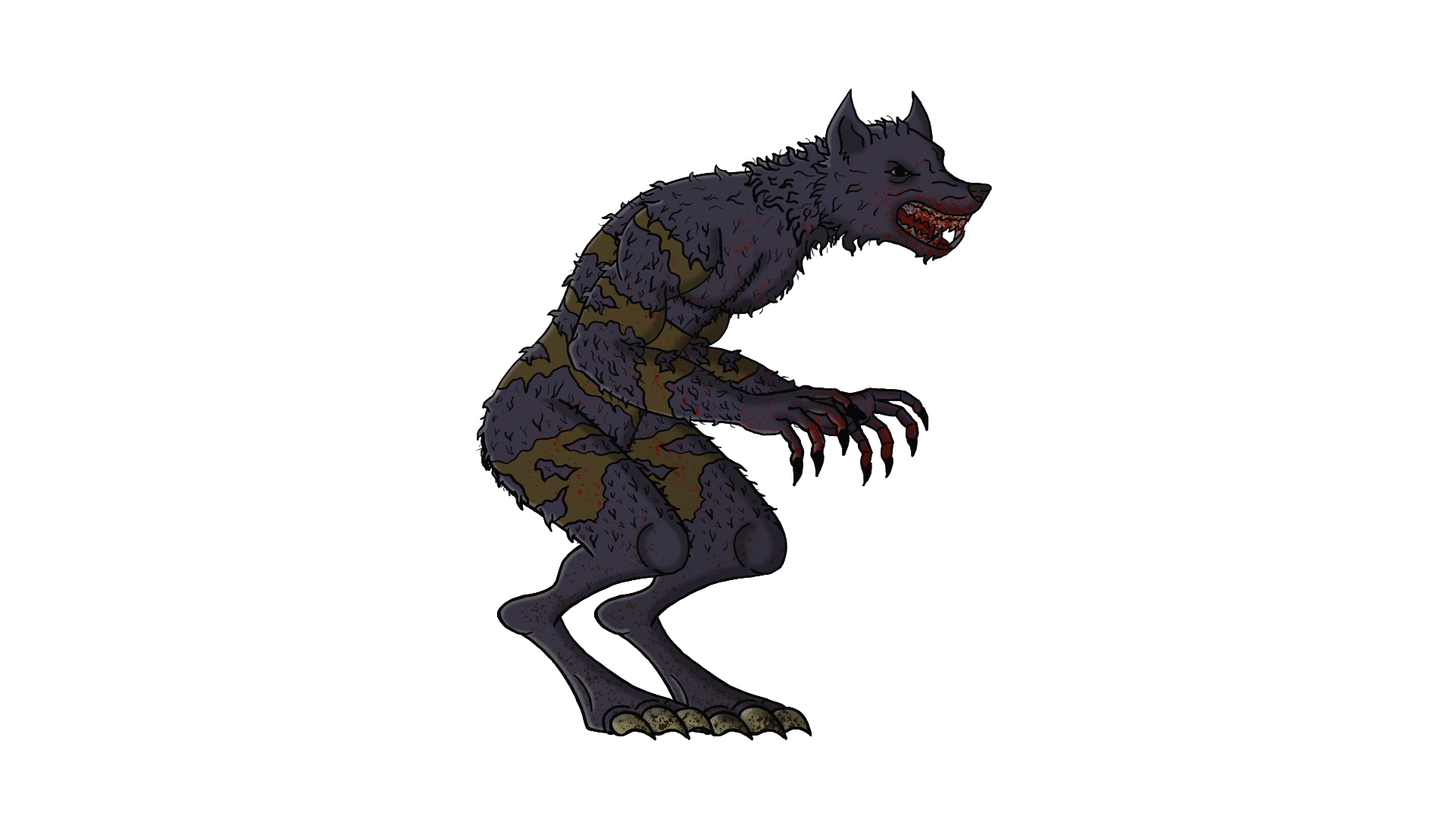
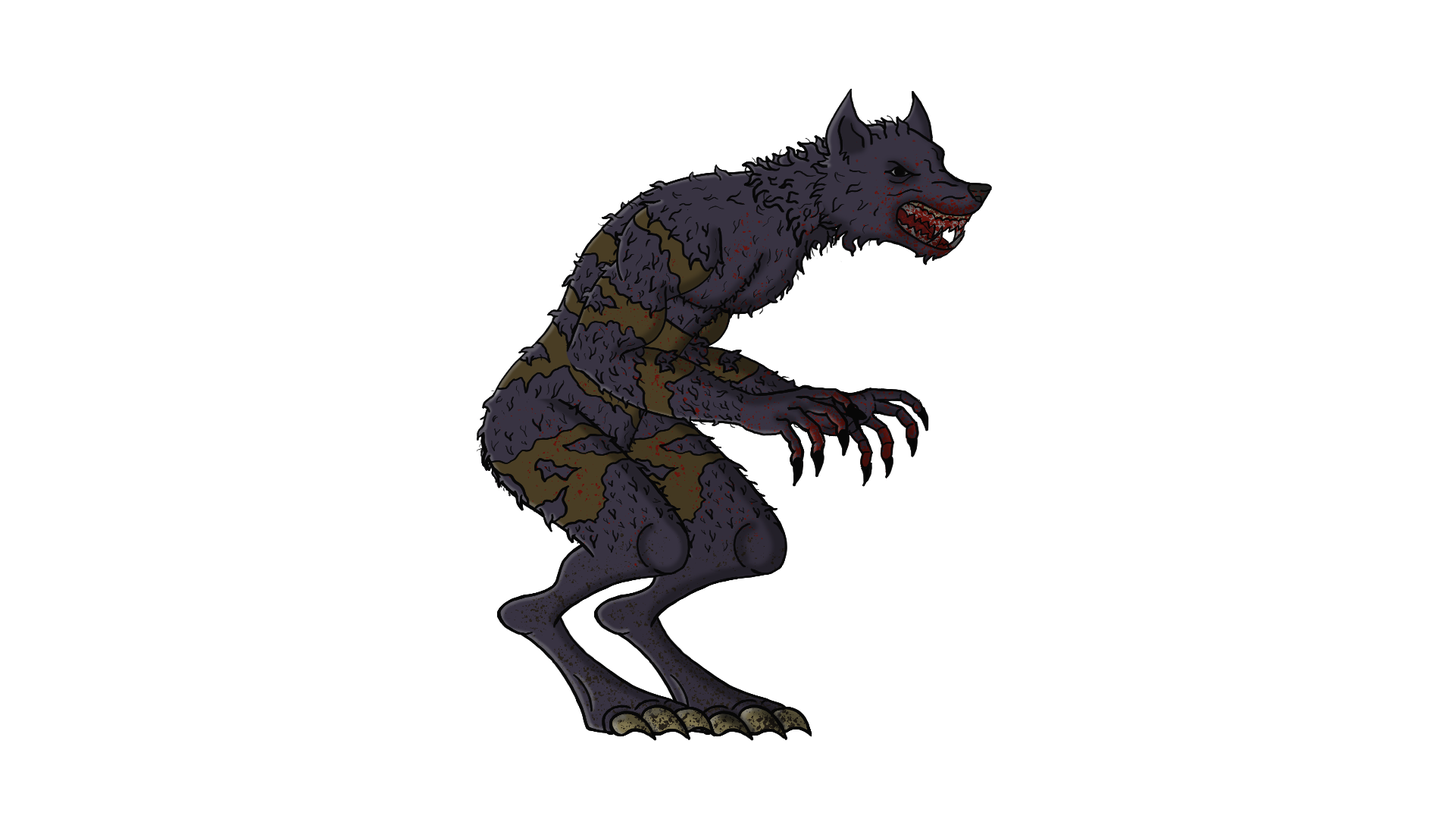
Layers edited between the first and the second 1455 × 819 image:
moved "BrazoDe" above "ManoDe" over [566, 329, 645, 378]
moved "AntebrazoDe" above "Cabeza" over [566, 329, 645, 378]
